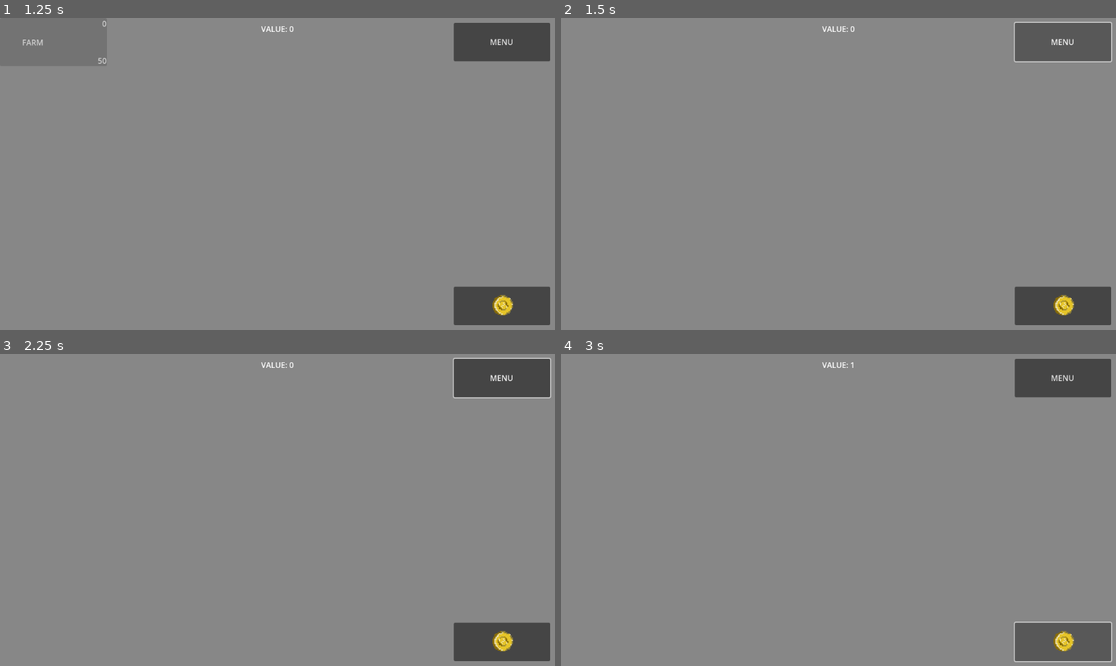
Above: before the commit, frames 1-4 (two rows, left to right).
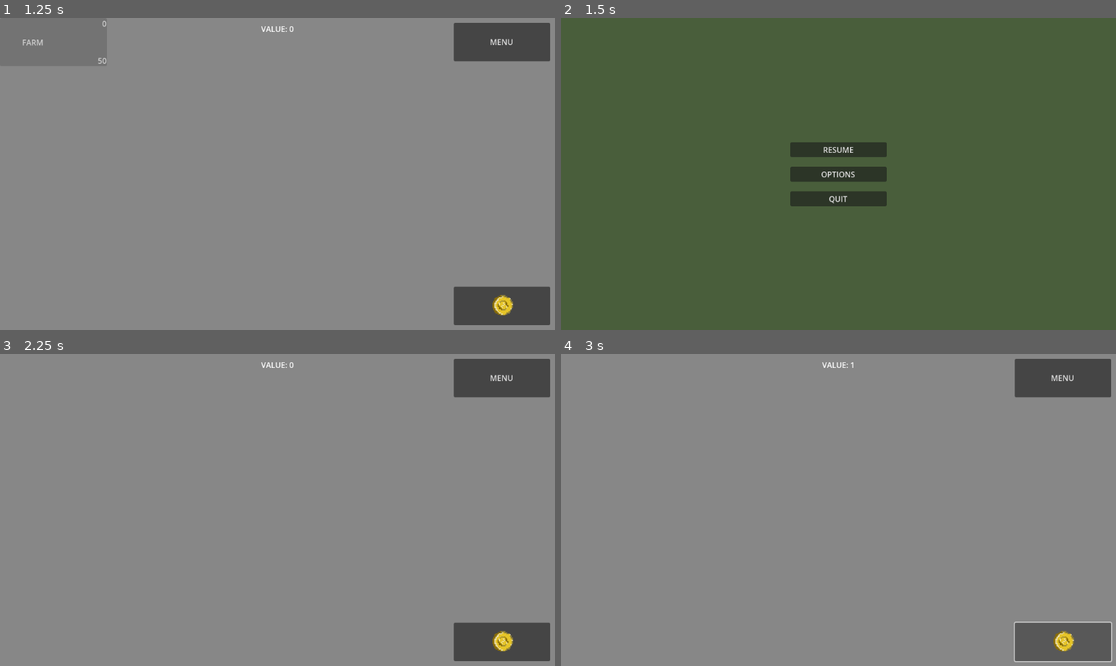
Above: after the commit, the same moments.

Repository: kakraatz/clicker-game
Game: Godot game, scene res://scenes/menu.tscn
Same seed, same stepped clock (60 frames per second), same inputs: the game is played once before the commit and once after it.
Inputs (mouse positions are in pixels of both pictures, inside the frame that each line leads up to):
- Up to frame 1 (1.25 s): click "START" at 0.5 s
- Up to frame 2 (1.5 s): click "MENU" at 1.25 s
- Up to frame 3 (2.25 s): click (277, 485) at 2 s, where only the run after the commit has a clickable "RESUME"
- Up to frame 4 (3 s): click (1060, 641) at 2.75 s

Frame 1 is identical in both runs. In frame 2, 100% of the frame differs, in the area x 0-100%, y 0-100%; in frame 3, 0.2%; in frame 4, nothing differs.
Error before the commit: Invalid assignment of property or key 'gameStarted' with value of type 'bool' on a base object of type 'Control (GameMenu)'. (res://scenes/game.gd:59)

Commit message:
More var name changing

Diff:
--- a/buildings/building.gd
+++ b/buildings/building.gd
@@ -15,7 +15,7 @@
 var unlocked = false
 var current_cost = 0
 
-const base_gold_output: Array[int] = [1, 5, ]
+#const base_gold_output: Array[int] = [1, 5, ]
 
 func _init():
 	calculate_initial_cost()
@@ -37,11 +37,11 @@
 
 	json_dictionary["id"] = self.id
 	json_dictionary["factory_count"] = self.factory_count
-	json_dictionary["factory_multiplier"] = self.factoryMultiplier
+	json_dictionary["gold_multiplier"] = self.gold_multiplier
 	json_dictionary["initial_cost"] = self.initial_cost
 	json_dictionary["current_cost"] = self.current_cost
 	json_dictionary["name"] = self.name
-	json_dictionary["flat_multiplier"] = self.factoryMultiplier
+	#json_dictionary["flat_multiplier"] = self.factory_multiplier
 
 	var json_string = JSON.stringify(json_dictionary)
 	#data = {key: getattr(Building, key) for key in Building.annotations}
@@ -53,19 +53,19 @@
 
 	var id = json["id"]
 	var factory_count = json["factory_count"]
-	var base_gold_multiplier = json["base_gold_multiplier"]
+	var gold_multiplier = json["gold_multiplier"]
 	var initial_cost = json["initial_cost"]
 	var current_cost = json["current_cost"]
 	var name = json["name"]
-	var flat_multiplier = json["flat_multiplier"]
+	#var flat_multiplier = json["flat_multiplier"]
 
 	new_building.id = id
 	new_building.factory_count = factory_count
-	new_building.base_gold_multiplier = base_gold_multiplier
+	new_building.gold_multiplier = gold_multiplier
 	new_building.initial_cost = initial_cost
 	new_building.current_cost = current_cost
 	new_building.name = name
-	new_building.flat_multiplier = flat_multiplier
+	#new_building.flat_multiplier = flat_multiplier
 
 	return new_building
 
--- a/scenes/building_manger.gd
+++ b/scenes/building_manger.gd
@@ -3,7 +3,7 @@
 class_name BuildingManager
 
 @export var current_buildings: Array[Building]
-signal toggle_visibility_signal
+signal toggleVisibilitySignal
 signal update_buttons_signal
 
 @onready var vbox_container = $Control/Panel/ScrollContainer/VBoxContainer
@@ -12,7 +12,6 @@
 var game_state_resource: GameStateTemplate = preload("res://resources/totals/game_state_resource.tres")
 var building_button_scene: PackedScene = preload("res://scenes/buildingbutton.tscn")
 var all_buildings_unlockable: Array[Building] = [
-	#preload("res://resources/buildings/farm_building_resource.tres"),
 	preload("res://resources/buildings/church_building_resource.tres"),
 	preload("res://resources/buildings/woodcutter_building_resource.tres")
 ]
@@ -23,7 +22,7 @@
 
 # Called when the node enters the scene tree for the first time.
 func _ready() -> void:
-	toggle_visibility_signal.connect(toggle_visibility)
+	toggleVisibilitySignal.connect(toggle_visibility)
 	update_buttons_signal.connect(update_all_buttons)
 
 
@@ -35,7 +34,7 @@
 		for building_button in building_buttons:
 			building_button.update()
 	for building in all_buildings_unlockable:
-		unlockBuilding(building)
+		unlock_building(building)
 
 func can_buy(current_cost, button) -> bool:
 	if value >= current_cost:
@@ -71,8 +70,8 @@
 	var current_buildings = game_state_resource.all_buildings
 	#Creates building buttons for each building that is passed in
 	if (current_buildings.is_empty()):
-		create_building_button(farm_building_resource)
 		var new_farm: Building = load("res://resources/buildings/farm_building_resource.tres") as Building
+		create_building_button(new_farm)
 		current_buildings.append(new_farm)
 		game_state_resource.all_buildings = current_buildings
 	elif (current_buildings):
@@ -99,7 +98,7 @@
 
 	game_state_resource.current_tick_increment_value = current_gold_per_tick
 
-func unlockBuilding(building: Building):
+func unlock_building(building: Building):
 	for building_object in game_state_resource.all_buildings:
 		if building_object.id == building.id:
 			return
--- a/scenes/game.gd
+++ b/scenes/game.gd
@@ -20,7 +20,7 @@
 	if !game_state_resource:
 		game_state_resource = preload("res://resources/totals/game_state_resource.tres")
 	quit_signal.connect(quitGame)
-	building_manager_node.connect("toggle_visibility_signal", Callable(building_manager_node ,"toggle_visibility_signal"))
+	building_manager_node.connect("toggleVisibilitySignal", Callable(building_manager_node ,"toggleVisibilitySignal"))
 	cycle_interval.timeout.connect(run_tick)
 
 	get_tree().auto_accept_quit = false
@@ -48,7 +48,7 @@
 
 func toggle_building_ui_visability() -> void:
 	if game_control_node:
-		building_manager_node.emit_signal("toggle_visibility_signal")
+		building_manager_node.emit_signal("toggleVisibilitySignal")
 	else:
 		print('no node')
 
@@ -56,17 +56,17 @@
 	if game_control_node:
 		toggle_building_ui_visability()
 		var menu = menu_scene.instantiate()
-		menu.gameStarted = true
+		menu.game_started = true
 		menu.connect("quit_signal", quitGame)
 		game_control_node.add_child(menu)
 	else:
 		print('no node')
 
 func quitGame():
-	FileManager.saveGameState()
+	FileManager.save_game_state()
 
 func _exit_tree() -> void:
-	FileManager.saveGameState()
+	FileManager.save_game_state()
 
 func initializeAudio():
 	var audioStreamPlayerArray = AudioManager.createAudioStreamPlayers()
